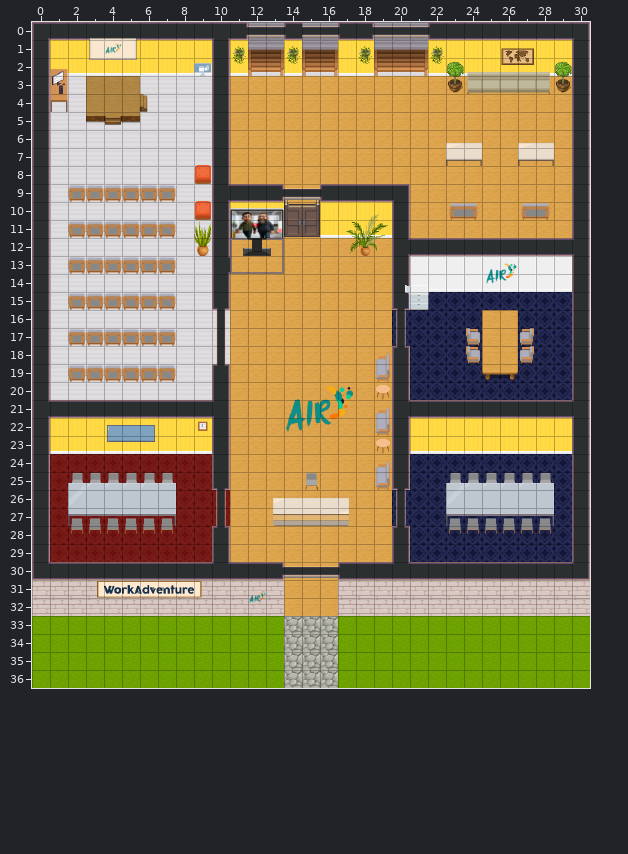
One commit to this Tiled map (JSON): hall.tmj. The picture above was drawn from the file before the commit.
Cells are 32x32 px. Shown: x 0..30, y 0..36.
After:
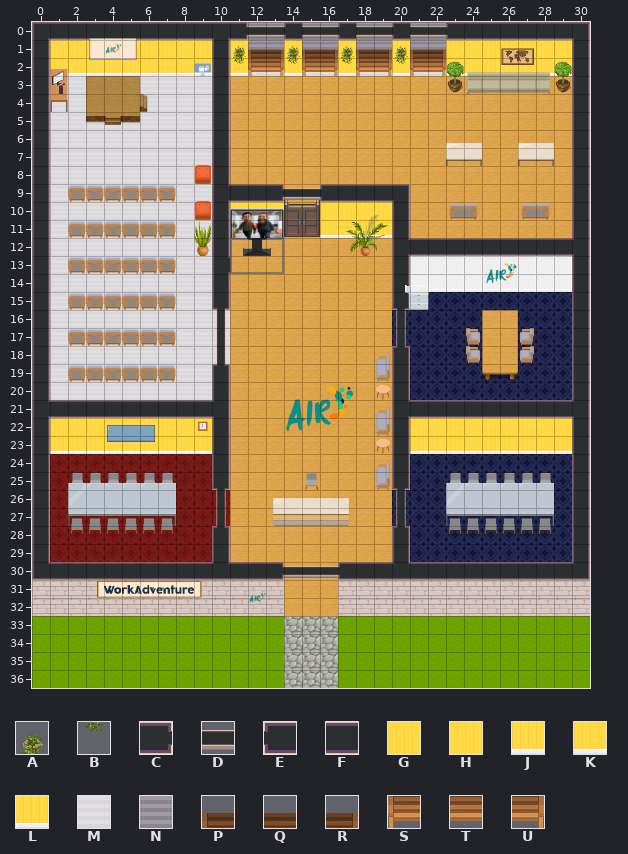
Key: from "WA_Decoration": A 77, B 89; from "WA_Room_Builder": C 63, D 64, E 65, F 104, G 200, H 201 flipped left-right, J 225, K 226, L 226 flipped left-right, M 358, N 383, P 456, Q 457, R 458, S 481, T 482, U 483.
_ is an empty cell, # one hidden under a higher layer, . an unchanged one.
Edits made:
--- layer "floor/floor1"
@@ x 18..22 @@
- 0 #.N.#
- 1 #.N.#
- 2 ..M..
+ 0 N._.N
+ 1 N._.N
+ 2 .._..
--- layer "walls/walls1"
@@ x 18..23 @@
- 0 C._.EF
- 1 G._.H.
- 2 K._.L.
+ 0 _.E._E
+ 1 _.G._.
+ 2 _.J._.
--- layer "walls/walls2"
@@ x 17..22 @@
- 1 _A._.A
- 2 _B._.B
+ 1 A_.A._
+ 2 B_.B._
--- layer "furniture/furniture1"
@@ x 18..22 @@
- 1 __.__
- 2 __.__
+ 1 PR.PR
+ 2 SU.SU
--- layer "furniture/furniture2"
@@ x 19..21 @@
- 1 PQR
- 2 STU
+ 1 ___
+ 2 ___
--- layer "above/above1"
@@ x 18..22 @@
- 0 _.D._
+ 0 D._.D
